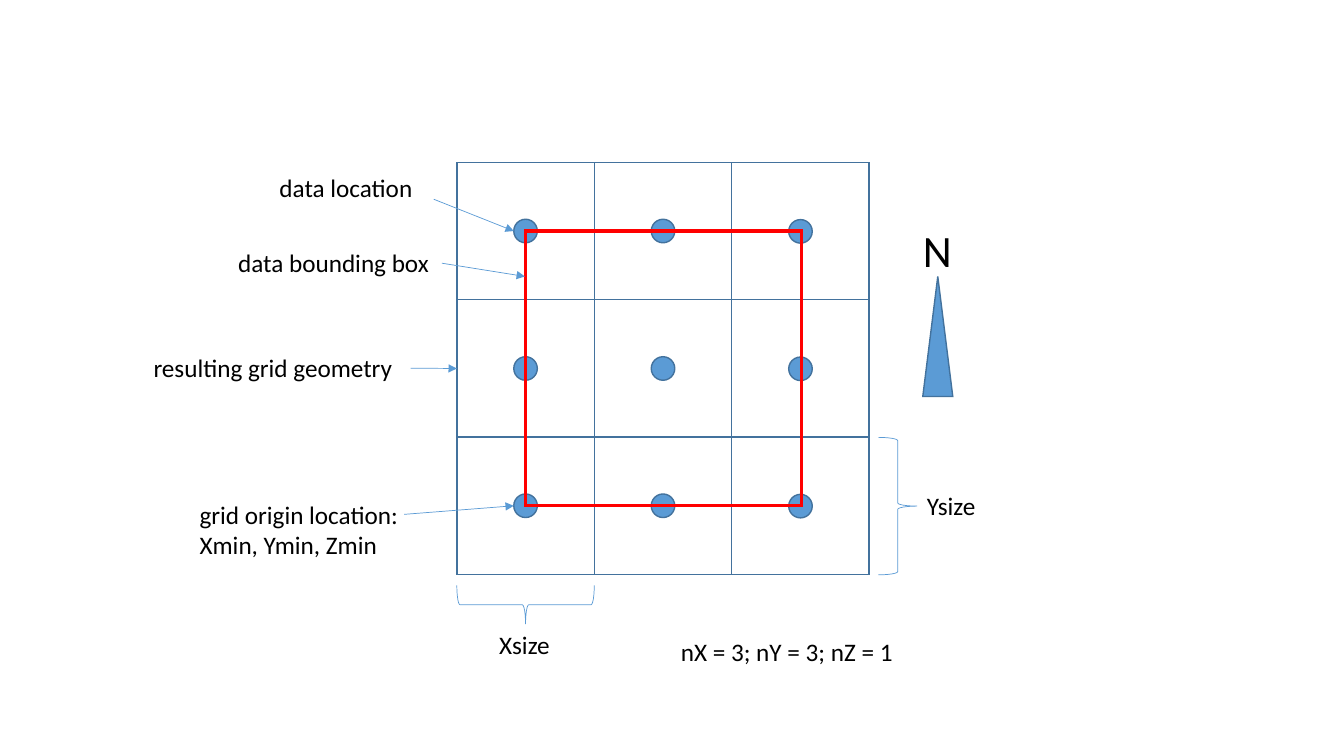
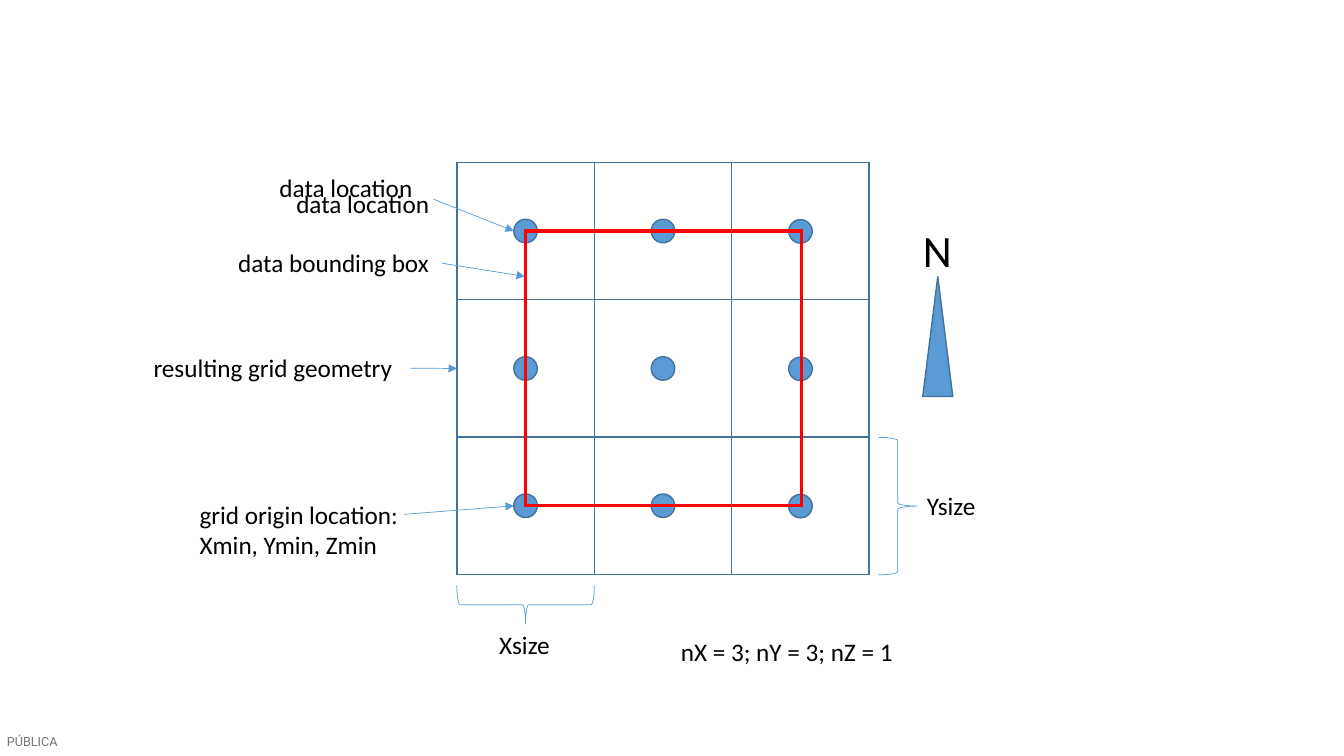
Before and after one commit to PauloCarvalhoRJ/gammaray, a slide deck: slide 6 of docs/figures.pptx (slide 3 before the commit). Drawn at 1344x756 pixels with LibreOffice and Linux fonts; fonts in the diff are those of the drawing. Boxes give left, top, right and bottom in pixels: in the first picture for what was removed or moved away, otherwise in the second. Text is boxed around its words. In the diff, an @@ line names an element or a change of style, - is before the commit and + after.

```diff
--- a/docs/figures.pptx
+++ b/docs/figures.pptx
@@ text added at [296, 193, 429, 213], 18 pt, text #000000 @@
+data location
@@ text added at [7, 735, 58, 746], 9 pt, text #737373 @@
+PÚBLICA
```
Also in this commit, not shown: 31 other slides changed, 3 slides added, 4 other files.
